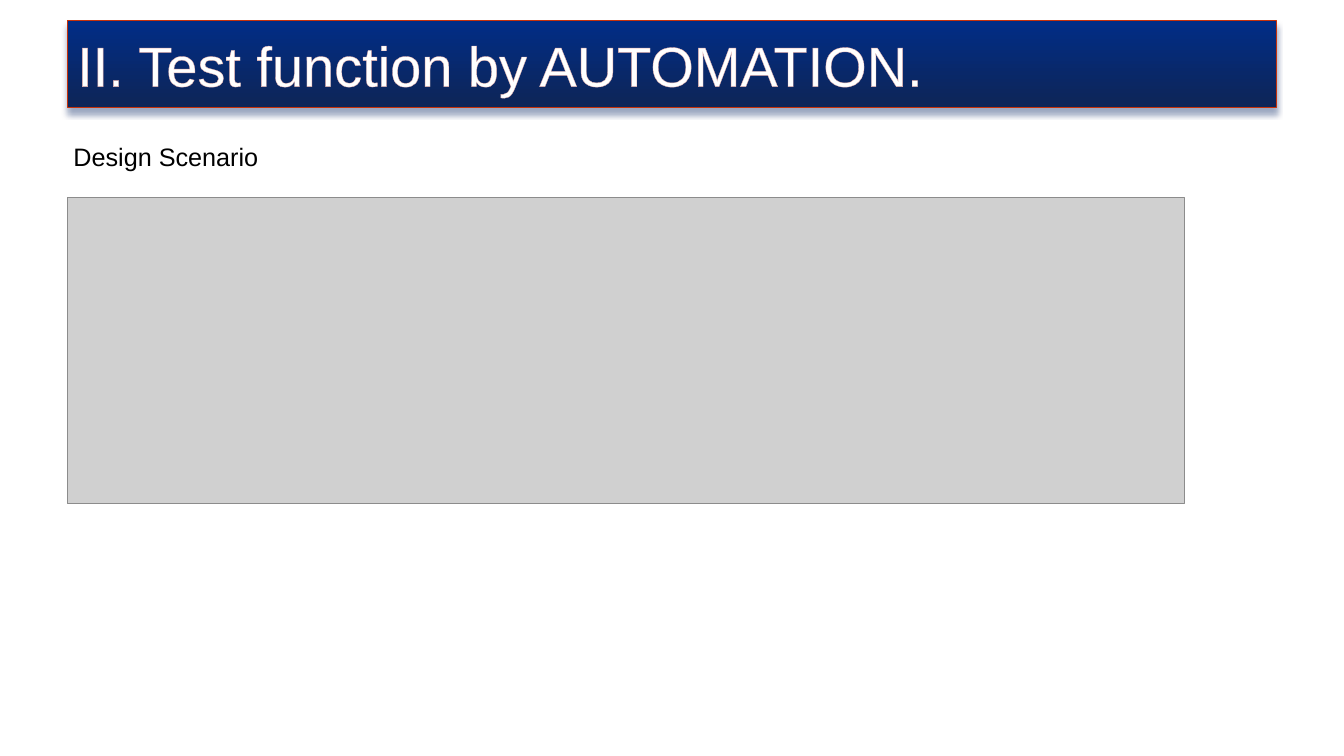
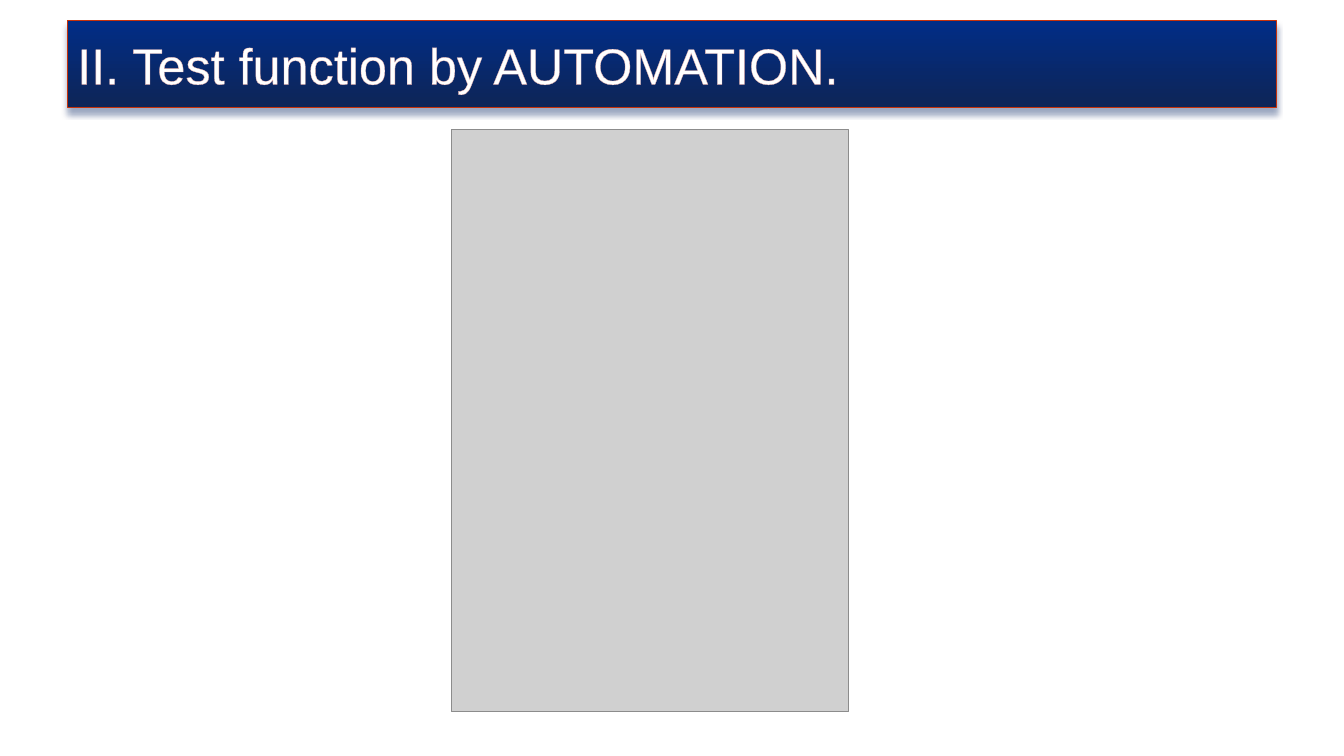
Before and after one commit to truyenkv/sharing, a slide deck: slide 21 of Sharing.pptx (slide 5 before the commit). Drawn at 1344x756 pixels with LibreOffice and Linux fonts; fonts in the diff are those of the drawing; grey boxes stand for pictures; background and template pictures are left out. Boxes give left, top, right and bottom in pixels: in the first picture for what was removed or moved away, otherwise in the second. Text is boxed around its words. In the diff, an @@ line names an element or a change of style, - is before the commit and + after.

```diff
--- a/Sharing.pptx
+++ b/Sharing.pptx
@@ rectangle "II. Test function by AUTOMATION." at (x1=68, y1=21, x2=1277, y2=108): size 40 to 36 pt @@
@@ text removed at (x1=73, y1=147, x2=258, y2=172) @@
-Design Scenario
@@ picture added at (x1=452, y1=129, x2=849, y2=712) @@
@@ picture removed at (x1=68, y1=198, x2=1185, y2=503) @@
```
Also in this commit, not shown: 4 other slides changed, 15 slides added, 1 slide removed.
